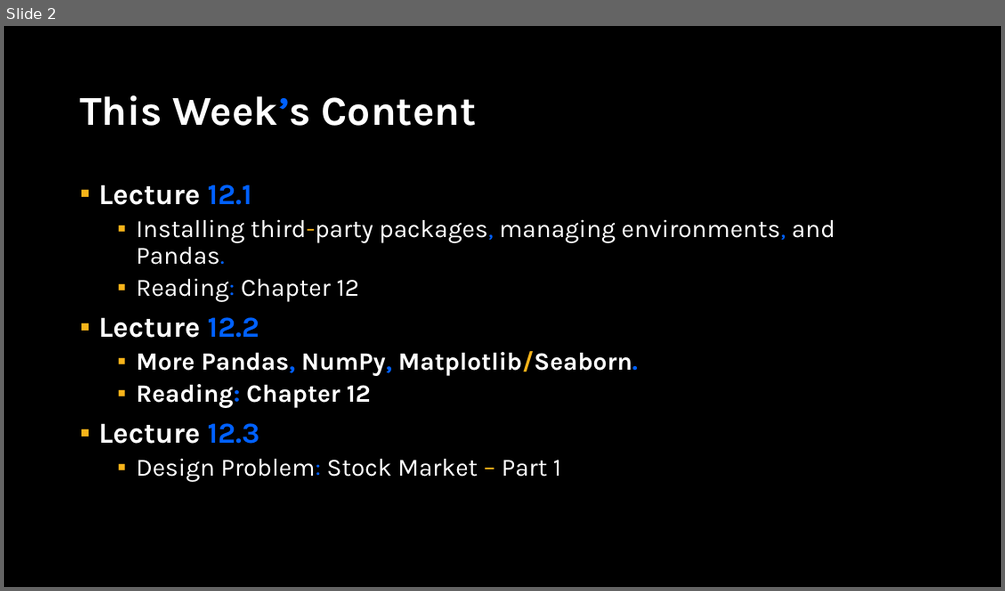
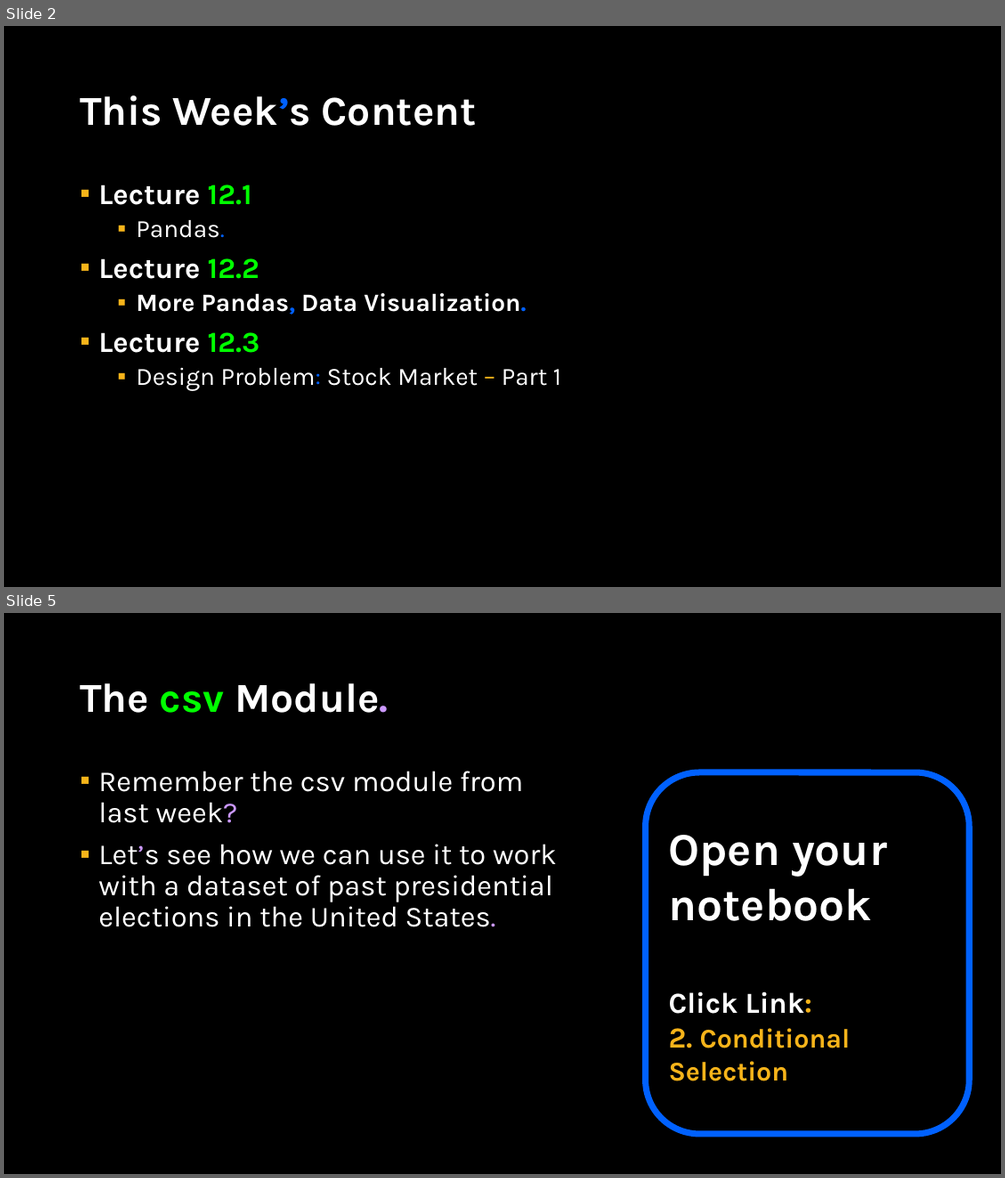
Before and after one commit to APS106/APS106-winter-2024-kinsella-goodfellow, a slide deck: lectures/week12/lecture2/slides/week12_lecture2.pptx. Shown one above the other, each under a label of ours: slide 2 before the commit, slides 2 and 5 after it; the slides between them are not shown. The pictures are 1005x591 and 1005x1178 pixels, drawn with LibreOffice and Linux fonts; fonts in the diff are those of the drawing; background and template pictures are left out. Boxes give left, top, right and bottom in pixels: in the first picture for what was removed or moved away, otherwise in the second. Text is boxed around its words. In the diff, an @@ line names an element or a change of style, - is before the commit and + after.

Commit message:
- Week 12 lectures - Lecture 11.2 Modules notebook

```diff
--- a/lectures/week12/lecture2/slides/week12_lecture2.pptx
+++ b/lectures/week12/lecture2/slides/week12_lecture2.pptx
@@ slide 5 added at (4,613,1001,1174), background picture (left out) @@
@@ title added at (80,683,388,713), 39.6 pt, text #FFFFFF, bold @@
+The csv Module.
@@ text added at (98,771,557,927), 28 pt, text #FFFFFF @@
+▪ Remember the csv module from last week?
+▪ Let’s see how we can use it to work with a dataset of past presidential elections in the United States.
@@ rounded rectangle added at (646,772,970,1134), outline #0061FF 6 pt, 26 pt, text #FFFFFF, bold @@
+Open your notebook
+Click Link:
+2. Conditional Selection
@@ slide 2 changed as well @@
@@ text at (98,184,260,353): text colour #0061FF to #00FF00 in "12.1", "12.2", "12.3" @@
@@ text at (136,220,225,238): text changed @@
-  ▪ Installing third-party packages, managing environments, and Pandas.
-  ▪ Reading: Chapter 12
+  ▪ Pandas.
@@ text at (136,293,526,314): text changed @@
-  ▪ More Pandas, NumPy, Matplotlib/Seaborn.
-  ▪ Reading: Chapter 12
+  ▪ More Pandas, Data Visualization.
```
Also in this commit, not shown: 2 other slides changed, 5 other slides added, 1 slide removed, 46 other files.
